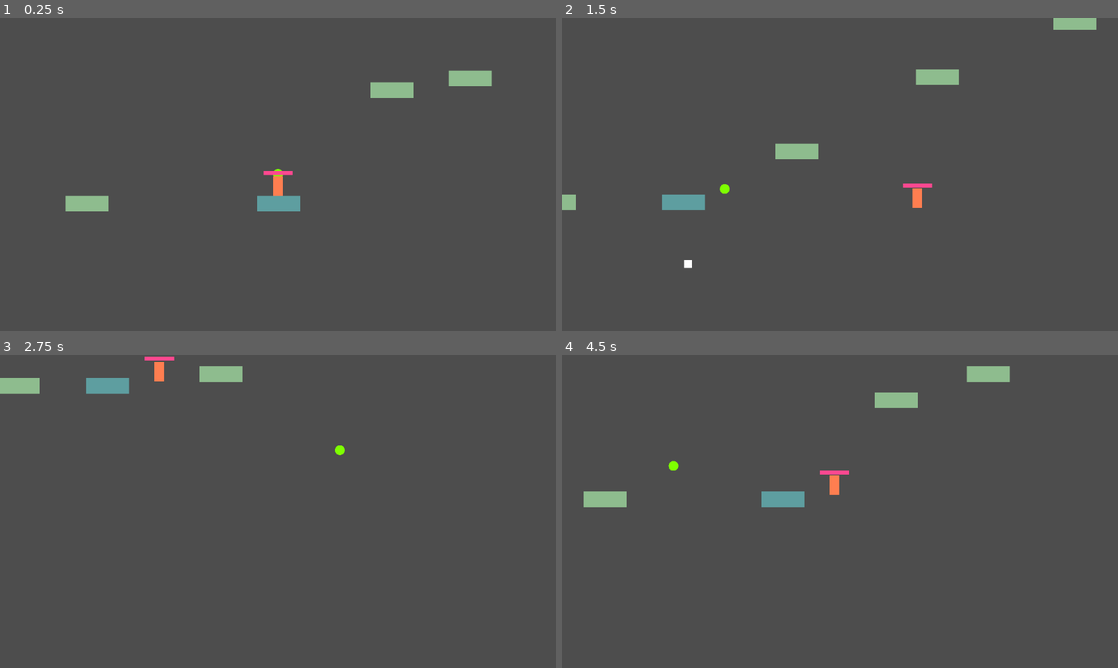
Above: before the commit, frames 1-4 (two rows, left to right).
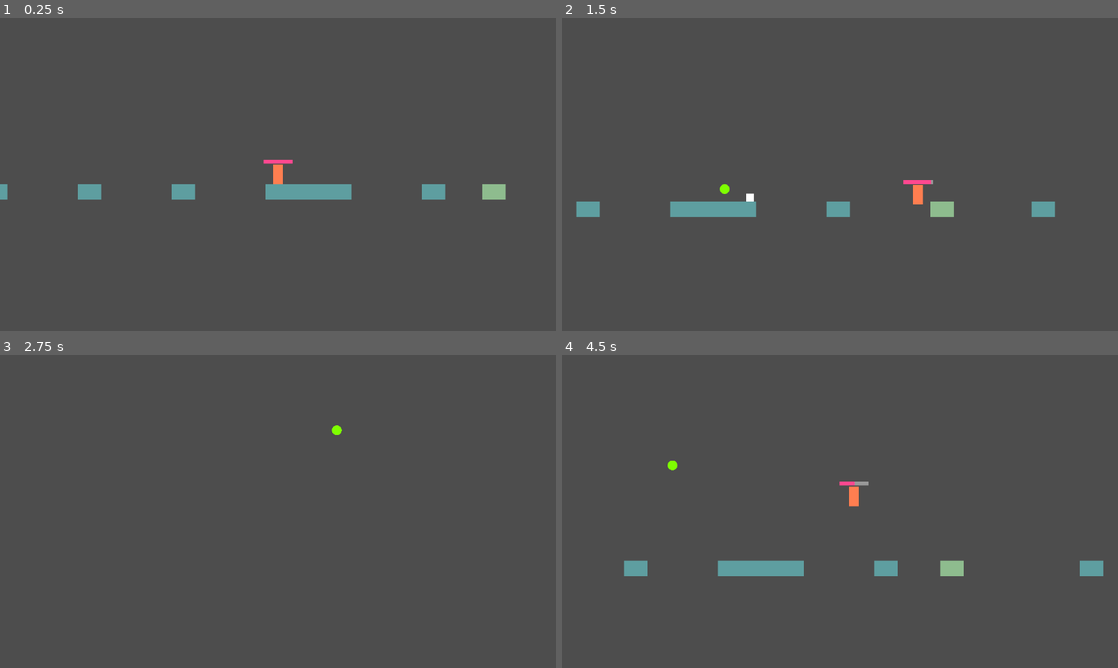
Above: after the commit, the same moments.

Repository: Kotuon/block_recoil
Game: Godot game, scene res://levels/level1_alt.tscn
Two runs of this game, one before a commit and one after it. Both use one fixed random seed, a clock stepped at 60 frames per second and the inputs below. Before the commit the project starts from res://levels/level1.tscn.
Inputs (mouse positions are in pixels of both pictures, inside the frame that each line leads up to):
- Up to frame 1 (0.25 s): no input
- Up to frame 2 (1.5 s): move the mouse to (962, 158) at 0.52 s; hold Right mouse button (pull_coin, bound only before the commit) 0.53-1.28 s; hold D (walk_right) from 0.53 s (still down); tap Space (jump) at 0.77, 1.07 s; click (962, 158) at 0.8 s; move the mouse to (728, 190) at 1.27 s; click (728, 190) at 1.35 s
- Up to frame 3 (2.75 s): tap Space (jump) at 1.52, 1.55, 1.82, 2.1 s; move the mouse to (333, 442) at 2.02 s; release D (walk_right) at 2.03 s; hold A (walk_left) from 2.03 s (still down); hold Right mouse button (pull_coin, bound only before the commit) from 2.03 s (still down)
- Up to frame 4 (4.5 s): move the mouse to (812, 574) at 2.77 s; release A (walk_left) at 2.78 s; release Right mouse button (pull_coin, bound only before the commit) at 2.78 s; hold D (walk_right) 2.78-4.28 s; right-click (812, 574) at 2.85 s; tap Space (jump) at 3.02, 3.32, 3.77, 3.8, 4.07 s; click (812, 574) at 3.05 s; move the mouse to (1006, 558) at 3.52 s; press the mouse at (1006, 558) at 3.53 s; move the mouse to (673, 464) at 4.27 s; release the mouse at (673, 464) at 4.28 s; hold A (walk_left) from 4.28 s (still down); tap R (take_coin) at 4.35 s

The runs differ from the first frame. In frame 1, 3.2% of the frame differs, in the area x 0-91%, y 16-62%; in frame 2, 3.0%; in frame 3, 1.4%; in frame 4, 3.6%, in the area x 3-98%, y 3-71%.

Commit message:
Got checkpoints created. Working on level design now.

Diff:
--- a/characters/player.gd
+++ b/characters/player.gd
@@ -1,5 +1,10 @@
 extends CharacterBody2D
 class_name Player
+
+@onready var camera := $Camera2D
+var time_in_air : float = 0.0
+var max_time_in_air : float = 1.0
+var startup_time_in_air : float = 0.75
 
 ## Movement ##
 # Scale numbers so values aren't as large
@@ -11,8 +16,8 @@
 var friction : float = 0.1
 var accel : float = 0.25
 
+var last_checkpoint : Checkpoint
 var freeze_timer := Timer.new()
-var last_grounded_position : Vector2
 var time_frozen : float = 0.75
 var can_move : bool = true
 
@@ -30,13 +35,14 @@
 
 ## Coin ##
 var coin_ref : CharacterBody2D
-var force_of_coin : float = 15.0
+var force_of_coin : float = 25.0
+var force_on_player : float = 15.0
 var has_shot_coin : bool = false
 # Resource bar
 @onready var mana_bar := $ManaBar
 var mana_recharge_timer := Timer.new()
 var total_mana : float = 100.0
-var coin_cost_rate : float = 90.0
+var coin_cost_rate : float = 80.0
 var coin_recharge_rate : float = 1.0
 var curr_mana : float = total_mana
 var time_until_mana_recharge_starts : float = 1.0
@@ -45,8 +51,7 @@
 
 # Called when the node enters the scene tree for the first time.
 func _ready() -> void:
-    # Initializing respawn point
-    last_grounded_position = position
+    last_checkpoint = get_parent().get_node( "StartPosition" )
 
     add_child( freeze_timer )
     freeze_timer.set_one_shot( true )
@@ -104,6 +109,8 @@
 
 # Called every frame. 'delta' is the elapsed time since the previous frame.
 func _process( delta: float ) -> void:
+    var last_floor_collision : bool = is_on_floor()
+
     if can_move:
         update_walk( delta )
         update_jump()
@@ -111,15 +118,33 @@
 
     update_mana_bar( delta )
 
+    if !is_on_floor():
+        time_in_air += delta
+
+        if last_floor_collision:
+            if time_in_air < 0.0:
+                time_in_air = 0.0
+    else:
+        time_in_air -= delta
+
+        if time_in_air > startup_time_in_air + 1.0:
+            time_in_air = startup_time_in_air + 1.0
+
+    #camera.zoom.x = lerp( 0.9, 0.5, clampf( time_in_air - startup_time_in_air, 0.0, 1.0 ) )
+    #camera.zoom.y = lerp( 0.9, 0.5, clampf( time_in_air - startup_time_in_air, 0.0, 1.0 ) )
+
     if position.y > 1440.0:
         can_move = false
         freeze_timer.start()
-        position = last_grounded_position
+        position = last_checkpoint.global_position
+        time_in_air = 0.0
 
 
 func update_walk( delta: float ) -> void:
     var inputDirection = Input.get_axis( "walk_left", "walk_right" )
-    velocity.y += gravity * delta * modifier
+
+    if !is_on_floor():
+        velocity.y += gravity * delta * modifier
 
     if inputDirection != 0:
         var walkAmount = inputDirection * walk_speed * delta * modifier
@@ -145,8 +170,9 @@
     if ( is_on_floor() || can_coyote_jump ) && has_jump_input:
         has_jump_input = false
         can_coyote_jump = false
-        last_grounded_position = position
         velocity.y = jump_speed * modifier
+        if time_in_air < startup_time_in_air:
+            time_in_air = 0.0
 
 
 func update_coin( delta: float ) -> void:
@@ -156,22 +182,14 @@
 
     var has_input : bool = false
 
-    if Input.is_action_pressed( "push_coin" ) && has_shot_coin && curr_mana > 0.0:
-        coin_ref.coin_push( position, force_of_coin )
+    if has_shot_coin && Input.is_action_pressed( "push_coin" ) && curr_mana > 0.0:
+        coin_ref.coin_push( position, force_of_coin, force_on_player )
         has_input = true
         mana_recharge_timer.stop()
         should_recharge_mana = false
         if coin_ref.has_hit:
             curr_mana = clampf( curr_mana - coin_cost_rate * delta, 0.0, total_mana )
 
-    if Input.is_action_pressed( "pull_coin" ) && has_shot_coin && curr_mana > 0.0:
-        coin_ref.coin_pull( position, force_of_coin )
-        has_input = true
-        mana_recharge_timer.stop()
-        should_recharge_mana = false
-        if coin_ref.has_hit:
-            curr_mana = clampf( curr_mana - coin_cost_rate * delta, 0.0, total_mana )
-
     if !has_shot_coin && Input.is_action_just_pressed( "push_coin" ):
         coin_ref.start_coin_push( position, velocity )
 
--- a/characters/player.tscn
+++ b/characters/player.tscn
@@ -50,7 +50,6 @@
 show_percentage = false
 
 [node name="Camera2D" type="Camera2D" parent="."]
-scale = Vector2(0.996521, 1)
 zoom = Vector2(0.9, 0.9)
 position_smoothing_enabled = true
 position_smoothing_speed = 3.0
--- /dev/null
+++ b/items/checkpoint.tscn
@@ -0,0 +1,16 @@
+[gd_scene load_steps=3 format=3 uid="uid://th4ab0nf3ky3"]
+
+[ext_resource type="Script" path="res://src/checkpoint.gd" id="1_2m7hr"]
+
+[sub_resource type="RectangleShape2D" id="RectangleShape2D_2scu6"]
+
+[node name="checkpoint" type="Node2D"]
+script = ExtResource("1_2m7hr")
+
+[node name="Area2D" type="Area2D" parent="."]
+scale = Vector2(3, 7)
+
+[node name="CollisionShape2D" type="CollisionShape2D" parent="Area2D"]
+shape = SubResource("RectangleShape2D_2scu6")
+
+[connection signal="body_entered" from="Area2D" to="." method="_on_area_2d_body_entered"]
--- a/levels/level1.tscn
+++ b/levels/level1.tscn
@@ -13,7 +13,8 @@
 [node name="mouse_cursor" parent="." instance=ExtResource("1_oq20e")]
 
 [node name="Player" parent="." instance=ExtResource("3_gjcl2")]
-position = Vector2(3883, 82)
+position = Vector2(60, 436)
+floor_snap_length = 5.0
 
 [node name="MovingPlatforms" type="Node" parent="."]
 
@@ -46,6 +47,36 @@
 position = Vector2(4950, -432)
 scale = Vector2(2.75, 1)
 offset = Vector2(-200, 200)
+
+[node name="moving_platform7" parent="MovingPlatforms" instance=ExtResource("3_24yli")]
+position = Vector2(5365, -542)
+scale = Vector2(1, 2.75)
+offset = Vector2(0, -150)
+duration = 3.0
+
+[node name="moving_platform8" parent="MovingPlatforms" instance=ExtResource("3_24yli")]
+position = Vector2(5735, -432)
+scale = Vector2(2.75, 1)
+offset = Vector2(300, 0)
+duration = 4.0
+
+[node name="moving_platform9" parent="MovingPlatforms" instance=ExtResource("3_24yli")]
+position = Vector2(6205, -542)
+scale = Vector2(1, 2.75)
+offset = Vector2(0, -300)
+duration = 2.0
+
+[node name="moving_platform10" parent="MovingPlatforms" instance=ExtResource("3_24yli")]
+position = Vector2(9135, -832)
+scale = Vector2(2.75, 1)
+offset = Vector2(500, 0)
+duration = 6.0
+
+[node name="moving_platform11" parent="MovingPlatforms" instance=ExtResource("3_24yli")]
+position = Vector2(9995, -832)
+scale = Vector2(2.75, 1)
+offset = Vector2(500, 0)
+duration = 6.0
 
 [node name="Floors" type="Node" parent="."]
 
@@ -96,3 +127,47 @@
 [node name="Floor12" parent="Floors" instance=ExtResource("2_fgmq0")]
 position = Vector2(5195, -432)
 scale = Vector2(2.75, 1)
+
+[node name="Floor13" parent="Floors" instance=ExtResource("2_fgmq0")]
+position = Vector2(5465, -432)
+scale = Vector2(2.75, 1)
+
+[node name="Floor14" parent="Floors" instance=ExtResource("2_fgmq0")]
+position = Vector2(6305, -432)
+scale = Vector2(2.75, 1)
+
+[node name="Floor15" parent="Floors" instance=ExtResource("2_fgmq0")]
+position = Vector2(6575, -412)
+scale = Vector2(2.75, 1)
+
+[node name="Floor16" parent="Floors" instance=ExtResource("2_fgmq0")]
+position = Vector2(6845, -472)
+scale = Vector2(2.75, 1)
+
+[node name="Floor17" parent="Floors" instance=ExtResource("2_fgmq0")]
+position = Vector2(7115, -432)
+scale = Vector2(2.75, 1)
+
+[node name="Floor18" parent="Floors" instance=ExtResource("2_fgmq0")]
+position = Vector2(7270, -632)
+scale = Vector2(2.75, 1)
+
+[node name="Floor19" parent="Floors" instance=ExtResource("2_fgmq0")]
+position = Vector2(7560, -832)
+scale = Vector2(2.75, 1)
+
+[node name="Floor20" parent="Floors" instance=ExtResource("2_fgmq0")]
+position = Vector2(8010, -832)
+scale = Vector2(2.75, 1)
+
+[node name="Floor21" parent="Floors" instance=ExtResource("2_fgmq0")]
+position = Vector2(8685, -832)
+scale = Vector2(2.75, 1)
+
+[node name="Floor22" parent="Floors" instance=ExtResource("2_fgmq0")]
+position = Vector2(9815, -832)
+scale = Vector2(2.75, 1)
+
+[node name="Floor23" parent="Floors" instance=ExtResource("2_fgmq0")]
+position = Vector2(10765, -1232)
+scale = Vector2(2.75, 1)
--- /dev/null
+++ b/levels/level1_alt.tscn
@@ -0,0 +1,230 @@
+[gd_scene load_steps=6 format=3 uid="uid://c457x2s0r5sva"]
+
+[ext_resource type="PackedScene" uid="uid://clm1ntt58qkjd" path="res://ui/mouse_cursor.tscn" id="1_wa27n"]
+[ext_resource type="PackedScene" uid="uid://th4ab0nf3ky3" path="res://items/checkpoint.tscn" id="2_4hgcb"]
+[ext_resource type="PackedScene" uid="uid://co80gk8vy0sbu" path="res://characters/player.tscn" id="2_ifo84"]
+[ext_resource type="PackedScene" uid="uid://dcswfxq1gsnai" path="res://terrain/floor.tscn" id="3_dtl50"]
+[ext_resource type="PackedScene" uid="uid://dod4kcsuct0gr" path="res://terrain/moving_platform.tscn" id="4_n118j"]
+
+[node name="level1_alt" type="Node2D"]
+
+[node name="mouse_cursor" parent="." instance=ExtResource("1_wa27n")]
+
+[node name="StartPosition" parent="." instance=ExtResource("2_4hgcb")]
+position = Vector2(30, -25)
+
+[node name="Player" parent="." instance=ExtResource("2_ifo84")]
+position = Vector2(9122, -925)
+floor_snap_length = 5.0
+
+[node name="Sequences" type="Node2D" parent="."]
+
+[node name="S_HorizontalJumpsEasy" type="Node2D" parent="Sequences"]
+
+[node name="Floor" parent="Sequences/S_HorizontalJumpsEasy" instance=ExtResource("3_dtl50")]
+scale = Vector2(5.5, 1)
+
+[node name="Floor2" parent="Sequences/S_HorizontalJumpsEasy" instance=ExtResource("3_dtl50")]
+position = Vector2(310, 0)
+scale = Vector2(5.5, 1)
+
+[node name="Floor3" parent="Sequences/S_HorizontalJumpsEasy" instance=ExtResource("3_dtl50")]
+position = Vector2(620, 0)
+scale = Vector2(5.5, 1)
+
+[node name="Floor4" parent="Sequences/S_HorizontalJumpsEasy" instance=ExtResource("3_dtl50")]
+position = Vector2(930, 0)
+scale = Vector2(5.5, 1)
+
+[node name="checkpoint" parent="Sequences/S_HorizontalJumpsEasy" instance=ExtResource("2_4hgcb")]
+position = Vector2(970, -25)
+
+[node name="S_VerticalJumpsEasy" type="Node2D" parent="Sequences"]
+position = Vector2(1195, 0)
+
+[node name="Floor" parent="Sequences/S_VerticalJumpsEasy" instance=ExtResource("3_dtl50")]
+position = Vector2(0, -40)
+scale = Vector2(5.5, 1)
+
+[node name="Floor2" parent="Sequences/S_VerticalJumpsEasy" instance=ExtResource("3_dtl50")]
+position = Vector2(265, -80)
+scale = Vector2(5.5, 1)
+
+[node name="Floor3" parent="Sequences/S_VerticalJumpsEasy" instance=ExtResource("3_dtl50")]
+position = Vector2(530, -120)
+scale = Vector2(5.5, 1)
+
+[node name="Floor4" parent="Sequences/S_VerticalJumpsEasy" instance=ExtResource("3_dtl50")]
+position = Vector2(795, -160)
+scale = Vector2(5.5, 1)
+
+[node name="checkpoint" parent="Sequences/S_VerticalJumpsEasy" instance=ExtResource("2_4hgcb")]
+position = Vector2(828, -185)
+
+[node name="S_HorizontalJumpsHard" type="Node2D" parent="Sequences"]
+position = Vector2(2300, 0)
+
+[node name="Floor" parent="Sequences/S_HorizontalJumpsHard" instance=ExtResource("3_dtl50")]
+scale = Vector2(2.75, 1)
+
+[node name="Floor2" parent="Sequences/S_HorizontalJumpsHard" instance=ExtResource("3_dtl50")]
+position = Vector2(290, 0)
+scale = Vector2(2.75, 1)
+
+[node name="Floor3" parent="Sequences/S_HorizontalJumpsHard" instance=ExtResource("3_dtl50")]
+position = Vector2(580, 0)
+scale = Vector2(2.75, 1)
+
+[node name="Floor4" parent="Sequences/S_HorizontalJumpsHard" instance=ExtResource("3_dtl50")]
+position = Vector2(870, 0)
+scale = Vector2(2.75, 1)
+
+[node name="checkpoint" parent="Sequences/S_HorizontalJumpsHard" instance=ExtResource("2_4hgcb")]
+position = Vector2(901, -25)
+
+[node name="S_VerticalJumpsHard" type="Node2D" parent="Sequences"]
+position = Vector2(3370, 0)
+
+[node name="Floor" parent="Sequences/S_VerticalJumpsHard" instance=ExtResource("3_dtl50")]
+position = Vector2(0, -40)
+scale = Vector2(2.75, 1)
+
+[node name="Floor2" parent="Sequences/S_VerticalJumpsHard" instance=ExtResource("3_dtl50")]
+position = Vector2(290, -80)
+scale = Vector2(2.75, 1)
+
+[node name="Floor3" parent="Sequences/S_VerticalJumpsHard" instance=ExtResource("3_dtl50")]
+position = Vector2(580, -120)
+scale = Vector2(2.75, 1)
+
+[node name="Floor4" parent="Sequences/S_VerticalJumpsHard" instance=ExtResource("3_dtl50")]
+position = Vector2(870, -160)
+scale = Vector2(2.75, 1)
+
+[node name="checkpoint" parent="Sequences/S_VerticalJumpsHard" instance=ExtResource("2_4hgcb")]
+position = Vector2(900, -185)
+
+[node name="S_MPHorizontalEasy" type="Node2D" parent="Sequences"]
+position = Vector2(4440, 0)
+
+[node name="Floor" parent="Sequences/S_MPHorizontalEasy" instance=ExtResource("3_dtl50")]
+scale = Vector2(5.5, 1)
+
+[node name="moving_platform" parent="Sequences/S_MPHorizontalEasy" instance=ExtResource("4_n118j")]
+position = Vector2(310, 0)
+scale = Vector2(5.5, 1)
+offset = Vector2(300, 0)
+
+[node name="moving_platform2" parent="Sequences/S_MPHorizontalEasy" instance=ExtResource("4_n118j")]
+position = Vector2(1220, 0)
+scale = Vector2(5.5, 1)
+offset = Vector2(-300, 0)
+
+[node name="moving_platform3" parent="Sequences/S_MPHorizontalEasy" instance=ExtResource("4_n118j")]
+position = Vector2(1530, 0)
+scale = Vector2(5.5, 1)
+offset = Vector2(300, 0)
+
+[node name="Floor2" parent="Sequences/S_MPHorizontalEasy" instance=ExtResource("3_dtl50")]
+position = Vector2(2140, 0)
+scale = Vector2(5.5, 1)
+
+[node name="checkpoint" parent="Sequences/S_MPHorizontalEasy" instance=ExtResource("2_4hgcb")]
+position = Vector2(2173, -25)
+
+[node name="S_MPVerticalEasy" type="Node2D" parent="Sequences"]
+position = Vector2(6890, 0)
+
+[node name="moving_platform" parent="Sequences/S_MPVerticalEasy" instance=ExtResource("4_n118j")]
+scale = Vector2(5.5, 1)
+offset = Vector2(0, -300)
+
+[node name="moving_platform2" parent="Sequences/S_MPVerticalEasy" instance=ExtResource("4_n118j")]
+position = Vector2(310, -600)
+scale = Vector2(5.5, 1)
+offset = Vector2(0, 300)
+
+[node name="moving_platform3" parent="Sequences/S_MPVerticalEasy" instance=ExtResource("4_n118j")]
+position = Vector2(620, -600)
+scale = Vector2(5.5, 1)
+offset = Vector2(0, -300)
+
+[node name="Floor" parent="Sequences/S_MPVerticalEasy" instance=ExtResource("3_dtl50")]
+position = Vector2(930, -900)
+scale = Vector2(5.5, 1)
+
+[node name="checkpoint" parent="Sequences/S_MPVerticalEasy" instance=ExtResource("2_4hgcb")]
+position = Vector2(960, -925)
+
+[node name="S_HorizontalJumpsHard2" type="Node2D" parent="Sequences"]
+position = Vector2(8130, -900)
+
+[node name="Floor" parent="Sequences/S_HorizontalJumpsHard2" instance=ExtResource("3_dtl50")]
+scale = Vector2(1.5, 1)
+
+[node name="Floor2" parent="Sequences/S_HorizontalJumpsHard2" instance=ExtResource("3_dtl50")]
+position = Vector2(240, 0)
+scale = Vector2(1.5, 1)
+
+[node name="Floor3" parent="Sequences/S_HorizontalJumpsHard2" instance=ExtResource("3_dtl50")]
+position = Vector2(480, 0)
+scale = Vector2(1.5, 1)
+
+[node name="Floor4" parent="Sequences/S_HorizontalJumpsHard2" instance=ExtResource("3_dtl50")]
+position = Vector2(720, 0)
+scale = Vector2(1.5, 1)
+
+[node name="Floor5" parent="Sequences/S_HorizontalJumpsHard2" instance=ExtResource("3_dtl50")]
+position = Vector2(960, 0)
+scale = Vector2(5.5, 1)
+
+[node name="checkpoint" parent="Sequences/S_HorizontalJumpsHard2" instance=ExtResource("2_4hgcb")]
+position = Vector2(992, -25)
+
+[node name="S_MPHorizontalHard" type="Node2D" parent="Sequences"]
+position = Vector2(9490, -900)
+
+[node name="Floor" parent="Sequences/S_MPHorizontalHard" instance=ExtResource("3_dtl50")]
+scale = Vector2(1.5, 1)
+
+[node name="moving_platform" parent="Sequences/S_MPHorizontalHard" instance=ExtResource("4_n118j")]
+position = Vector2(150, 0)
+scale = Vector2(1.5, 1)
+offset = Vector2(180, 0)
+
+[node name="Floor3" parent="Sequences/S_MPHorizontalHard" instance=ExtResource("3_dtl50")]
+position = Vector2(525, 0)
+scale = Vector2(1.5, 1)
+
+[node name="moving_platform2" parent="Sequences/S_MPHorizontalHard" instance=ExtResource("4_n118j")]
+position = Vector2(900, 0)
+scale = Vector2(1.5, 1)
+offset = Vector2(-180, 0)
+duration = 4.0
+
+[node name="Floor4" parent="Sequences/S_MPHorizontalHard" instance=ExtResource("3_dtl50")]
+position = Vector2(1095, 0)
+scale = Vector2(1.5, 1)
+
+[node name="moving_platform3" parent="Sequences/S_MPHorizontalHard" instance=ExtResource("4_n118j")]
+position = Vector2(1290, 0)
+scale = Vector2(1.5, 1)
+offset = Vector2(180, 0)
+duration = 3.0
+
+[node name="Floor6" parent="Sequences/S_MPHorizontalHard" instance=ExtResource("3_dtl50")]
+position = Vector2(1665, 0)
+scale = Vector2(1.5, 1)
+
+[node name="moving_platform4" parent="Sequences/S_MPHorizontalHard" instance=ExtResource("4_n118j")]
+position = Vector2(2040, 0)
+scale = Vector2(1.5, 1)
+offset = Vector2(-180, 0)
+duration = 2.0
+
+[node name="Floor5" parent="Sequences/S_MPHorizontalHard" instance=ExtResource("3_dtl50")]
+position = Vector2(2235, 0)
+scale = Vector2(5.5, 1)
+
+[node name="checkpoint" parent="Sequences/S_MPHorizontalHard" instance=ExtResource("2_4hgcb")]
+position = Vector2(2267, -25)
--- /dev/null
+++ b/levels/level2.tscn
@@ -0,0 +1,62 @@
+[gd_scene load_steps=3 format=3 uid="uid://do6kyy7k0r5bw"]
+
+[ext_resource type="PackedScene" uid="uid://dod4kcsuct0gr" path="res://terrain/moving_platform.tscn" id="1_wehpu"]
+[ext_resource type="PackedScene" uid="uid://dcswfxq1gsnai" path="res://terrain/floor.tscn" id="2_t7tqq"]
+
+[node name="level2" type="Node2D"]
+
+[node name="MovingPlatforms" type="Node" parent="."]
+
+[node name="moving_platform10" parent="MovingPlatforms" instance=ExtResource("1_wehpu")]
+position = Vector2(2830, -832)
+scale = Vector2(2.75, 1)
+offset = Vector2(500, 0)
+duration = 6.0
+
+[node name="moving_platform11" parent="MovingPlatforms" instance=ExtResource("1_wehpu")]
+position = Vector2(3690, -832)
+scale = Vector2(2.75, 1)
+offset = Vector2(500, 0)
+duration = 6.0
+
+[node name="Floors" type="Node" parent="."]
+
+[node name="Floor14" parent="Floors" instance=ExtResource("2_t7tqq")]
+position = Vector2(0, -432)
+scale = Vector2(2.75, 1)
+
+[node name="Floor15" parent="Floors" instance=ExtResource("2_t7tqq")]
+position = Vector2(270, -412)
+scale = Vector2(2.75, 1)
+
+[node name="Floor16" parent="Floors" instance=ExtResource("2_t7tqq")]
+position = Vector2(540, -472)
+scale = Vector2(2.75, 1)
+
+[node name="Floor17" parent="Floors" instance=ExtResource("2_t7tqq")]
+position = Vector2(810, -432)
+scale = Vector2(2.75, 1)
+
+[node name="Floor18" parent="Floors" instance=ExtResource("2_t7tqq")]
+position = Vector2(965, -632)
+scale = Vector2(2.75, 1)
+
+[node name="Floor19" parent="Floors" instance=ExtResource("2_t7tqq")]
+position = Vector2(1255, -832)
+scale = Vector2(2.75, 1)
+
+[node name="Floor20" parent="Floors" instance=ExtResource("2_t7tqq")]
+position = Vector2(1705, -832)
+scale = Vector2(2.75, 1)
+
+[node name="Floor21" parent="Floors" instance=ExtResource("2_t7tqq")]
+position = Vector2(2380, -832)
+scale = Vector2(2.75, 1)
+
+[node name="Floor22" parent="Floors" instance=ExtResource("2_t7tqq")]
+position = Vector2(3510, -832)
+scale = Vector2(2.75, 1)
+
+[node name="Floor23" parent="Floors" instance=ExtResource("2_t7tqq")]
+position = Vector2(4460, -1232)
+scale = Vector2(2.75, 1)
--- a/project.godot
+++ b/project.godot
@@ -11,7 +11,7 @@
 [application]
 
 config/name="Coin"
-run/main_scene="res://levels/level1.tscn"
+run/main_scene="res://levels/level1_alt.tscn"
 config/features=PackedStringArray("4.1", "Forward Plus")
 config/icon="res://icon.svg"
 
@@ -43,11 +43,6 @@
 "events": [Object(InputEventMouseButton,"resource_local_to_scene":false,"resource_name":"","device":-1,"window_id":0,"a …(257 unchanged characters)…
 ]
 }
-pull_coin={
-"deadzone": 0.5,
-"events": [Object(InputEventMouseButton,"resource_local_to_scene":false,"resource_name":"","device":-1,"window_id":0,"alt_pressed":false,"shift_pressed":false,"ctrl_pressed":false,"meta_pressed":false,"button_mask":2,"position":Vector2(42, 8),"global_position":Vector2(46, 51),"factor":1.0,"button_index":2,"canceled":false,"pressed":true,"double_click":false,"script":null)
-]
-}
 take_coin={
 "deadzone": 0.5,
 "events": [Object(InputEventKey,"resource_local_to_scene":false,"resource_name":"","device":-1,"window_id":0,"alt_pressed":false,"shift_pressed":false,"ctrl_pressed":false,"meta_pressed":false,"pressed":false,"keycode":0,"physical_keycode":82,"key_label":0,"unicode":114,"echo":false,"script":null)
--- /dev/null
+++ b/src/checkpoint.gd
@@ -0,0 +1,18 @@
+extends Node2D
+class_name Checkpoint
+
+
+# Called when the node enters the scene tree for the first time.
+func _ready() -> void:
+    pass # Replace with function body.
+
+
+# Called every frame. 'delta' is the elapsed time since the previous frame.
+func _process( _delta: float ) -> void:
+    pass
+
+
+func _on_area_2d_body_entered( body: Node2D ) -> void:
+    if body.name.to_lower() == "player":
+        if body.last_checkpoint != self:
+            body.last_checkpoint = self
--- a/src/coin.gd
+++ b/src/coin.gd
@@ -34,15 +34,8 @@
     total_gravity = 0.0
 
 
-func coin_push( player_position: Vector2, force_of_coin: float ) -> void:
+func coin_push( player_position: Vector2, force_of_coin: float, force_on_player: float ) -> void:
     if !has_hit:
         move_velocity += ( get_global_mouse_position() - player_position ).normalized() * force_of_coin
     else:
-        player.velocity += ( player.position - position ).normalized() * force_of_coin
-
-
-func coin_pull( player_position: Vector2, force_of_coin: float ) -> void:
-    if !has_hit:
-        move_velocity -= ( get_global_mouse_position() - player_position ).normalized() * force_of_coin
-    else:
-        player.velocity -= ( player.position - position ).normalized() * force_of_coin
+        player.velocity += ( player.position - position ).normalized() * force_on_player
--- a/src/moving_platform.gd
+++ b/src/moving_platform.gd
@@ -8,5 +8,7 @@
 func _ready() -> void:
     var tween = get_tree().create_tween().set_process_mode( Tween.TWEEN_PROCESS_PHYSICS )
     tween.set_loops().set_parallel( false )
+    tween.set_ease( Tween.EASE_IN_OUT )
+    tween.set_trans( Tween.TRANS_SINE )
     tween.tween_property( $AnimatableBody2D, "position", offset / scale, duration / 2.0 )
     tween.tween_property( $AnimatableBody2D, "position", Vector2.ZERO, duration / 2.0 )
